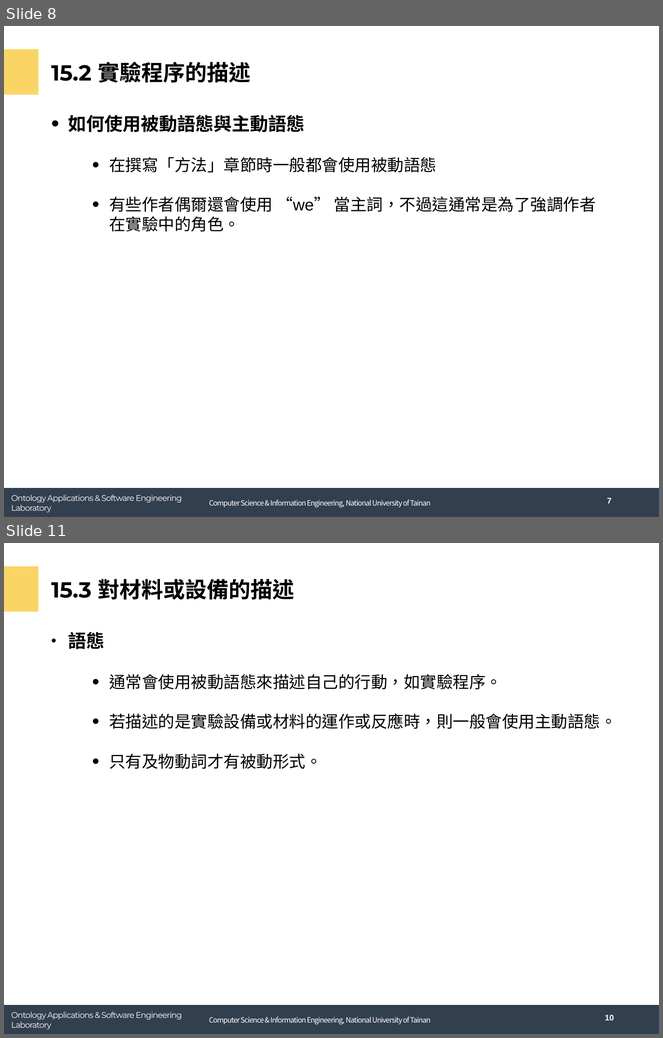
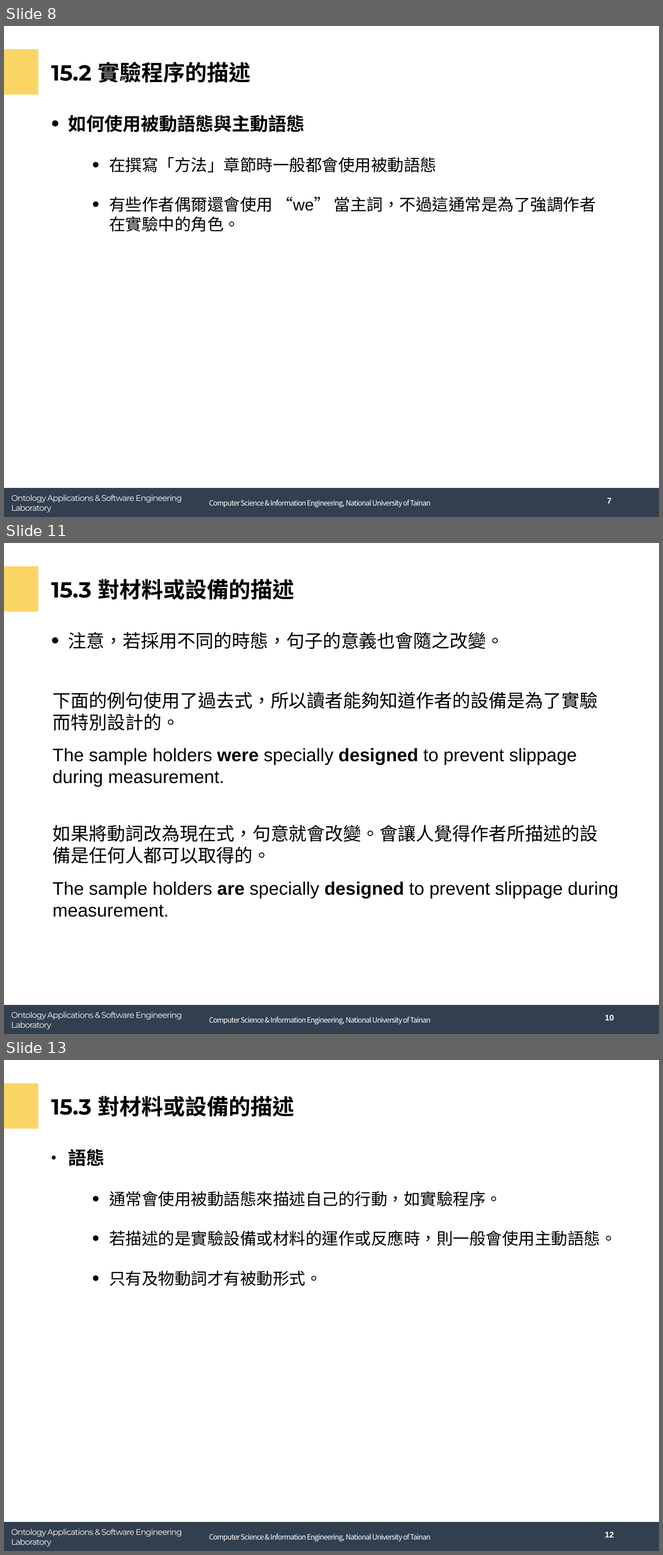
Before and after one commit to andy6804tw/english-learning, a slide deck: tech/report/ch15方法章節.pptx. Shown one above the other, each under a label of ours: slides 8 and 11 before the commit, slides 8, 11 and 13 after it; the slides between them are not shown. The pictures are 663x1038 and 663x1555 pixels, drawn with LibreOffice and Linux fonts; fonts in the diff are those of the drawing; background and template pictures are left out. Boxes give left, top, right and bottom in pixels: in the first picture for what was removed or moved away, otherwise in the second. Text is boxed around its words. In the diff, an @@ line names an element or a change of style, - is before the commit and + after.

```diff
--- a/tech/report/ch15方法章節.pptx
+++ b/tech/report/ch15方法章節.pptx
@@ slide 11 added at box(4, 543, 659, 1034), background #FFFFFF; not listed: 4 template elements that a slide beside it also shows @@
@@ title added at box(51, 579, 294, 600), 48 pt, text #000000, bold @@
+15.3 對材料或設備的描述
@@ text added at box(68, 632, 505, 649), 40 pt, text #000000 @@
+• 注意，若採用不同的時態，句子的意義也會隨之改變。
@@ text added at box(52, 692, 598, 731), 40 pt, text #000000 @@
+下面的例句使用了過去式，所以讀者能夠知道作者的設備是為了實驗而特別設計的。
@@ text added at box(52, 748, 577, 787), 40 pt, text #000000 @@
+The sample holders were specially designed to prevent slippage during measurement.
@@ text added at box(52, 825, 598, 864), 40 pt, text #000000 @@
+如果將動詞改為現在式，句意就會改變。會讓人覺得作者所描述的設備是任何人都可以取得的。
@@ text added at box(52, 882, 619, 917), 40 pt, text #000000 @@
+The sample holders are specially designed to prevent slippage during measurement.
@@ page number added at box(605, 1015, 614, 1021), 18 pt, text #FFFFFF, bold @@
+10
@@ what was slide 11 is now slide 13 @@
@@ page number at box(605, 1532, 614, 1538): text changed @@
-10
+12
```
Also in this commit, not shown: 2 slides changed, 1 other slide added.
